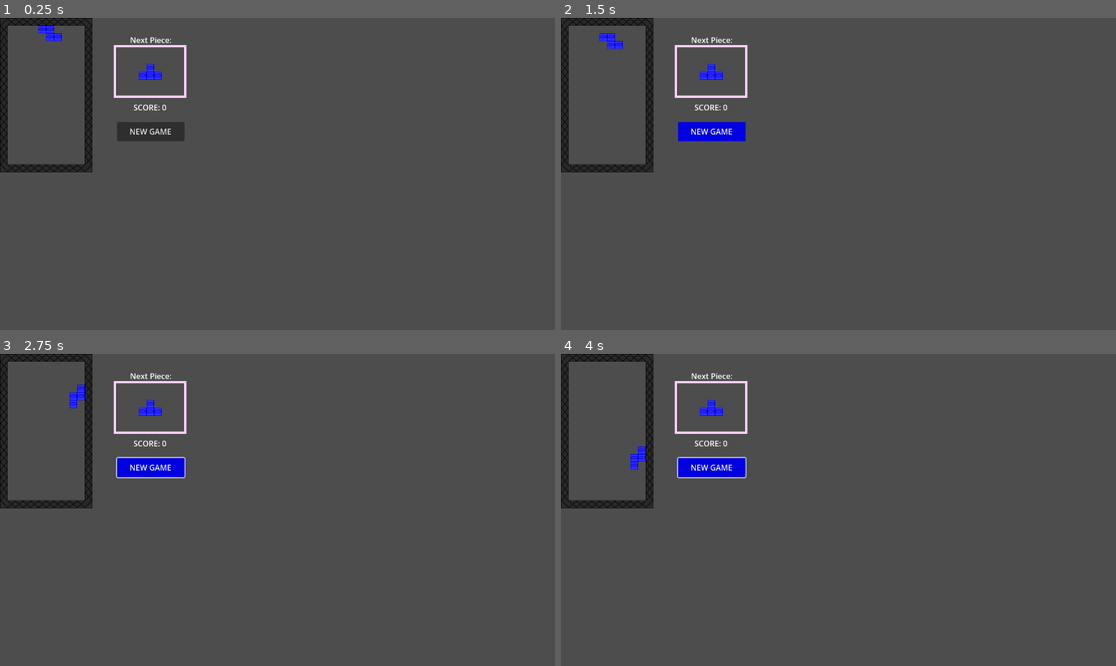
Above: before the commit, frames 1-4 (two rows, left to right).
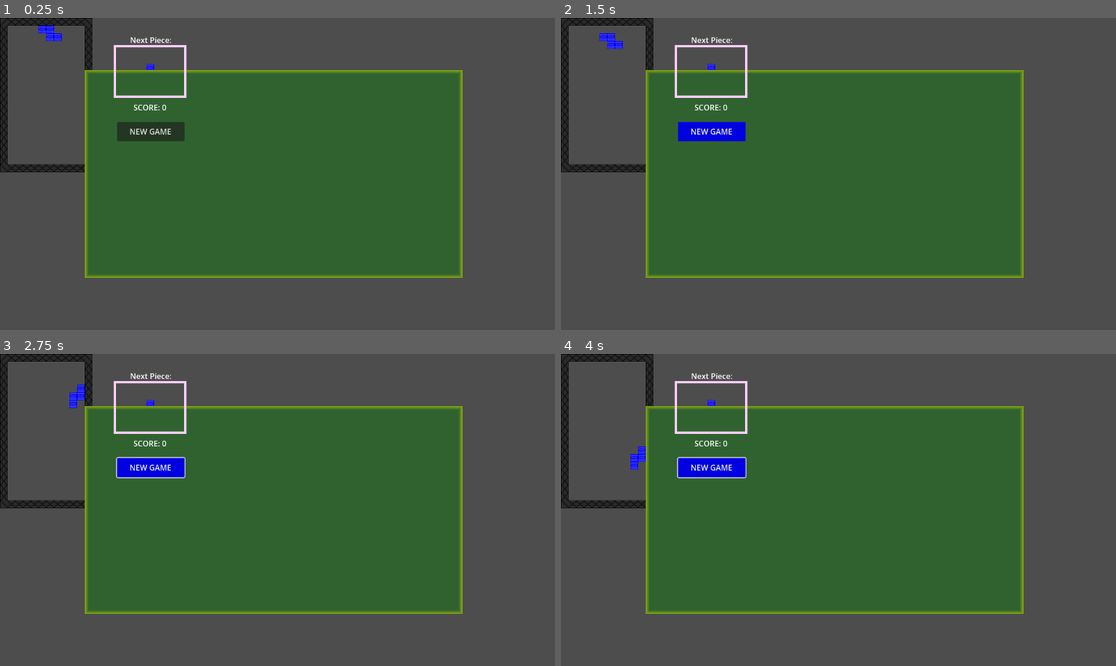
Above: after the commit, the same moments.

Repository: Relaxed-Chowder/octoBlocs
Game: Godot game, scene res://scene/game.tscn
Two runs of this game, one before a commit and one after it. Both use one fixed random seed, a clock stepped at 60 frames per second and the inputs below.
Inputs:
- Up to frame 1 (0.25 s): no input
- Up to frame 2 (1.5 s): click "NEW GAME" at 0.5 s; click "NEW GAME" at 1.25 s
- Up to frame 3 (2.75 s): tap Enter at 2 s; hold Right (ui_right) from 2.03 s (still down); hold R from 2.03 s (still down)
- Up to frame 4 (4 s): release Right (ui_right) at 2.78 s; release R at 2.78 s; hold Down (ui_down) 2.78-3.53 s; tap R at 2.85 s; hold Right (ui_right) from 3.53 s (still down); hold R from 3.53 s (still down)

The runs differ from the first frame. In frame 1, 44% of the frame differs, in the area x 15-84%, y 16-84%; in frame 2, 44%; in frame 3, 44%; in frame 4, 44%.

Commit message:
simple sound effects

Diff:
--- a/octo-blocs/scene/deck.tscn
+++ b/octo-blocs/scene/deck.tscn
@@ -1,17 +1,42 @@
 [gd_scene format=3 uid="uid://cmmwljnri2adp"]
 
 [ext_resource type="Script" uid="uid://daacvy4kohwiu" path="res://scripts/deck.gd" id="1_75a8u"]
+[ext_resource type="Texture2D" uid="uid://ckph4bpel6mw5" path="res://assets/tilemap.png" id="2_q2gmn"]
 
 [sub_resource type="StyleBoxFlat" id="StyleBoxFlat_75a8u"]
-draw_center = false
-border_color = Color(0.89430577, 0.7914061, 0.52409106, 1)
+bg_color = Color(0.1882353, 0.38431373, 0.1882353, 1)
+border_width_left = 8
+border_width_top = 8
+border_width_right = 8
+border_width_bottom = 8
+border_color = Color(0.54509807, 0.6745098, 0.05882353, 1)
+border_blend = true
+
+[sub_resource type="TileSetAtlasSource" id="TileSetAtlasSource_nifqd"]
+texture = ExtResource("2_q2gmn")
+0:0/0 = 0
+1:0/0 = 0
+2:0/0 = 0
+3:0/0 = 0
+0:1/0 = 0
+1:1/0 = 0
+2:1/0 = 0
+3:1/0 = 0
+0:2/0 = 0
+1:2/0 = 0
+
+[sub_resource type="TileSet" id="TileSet_2emem"]
+sources/0 = SubResource("TileSetAtlasSource_nifqd")
 
 [node name="DECK" type="CanvasLayer" unique_id=221700951]
-script = ExtResource("1_75a8u")
 
-[node name="Panel" type="Panel" parent="." unique_id=1845207259]
-offset_left = 192.0
+[node name="display" type="Panel" parent="." unique_id=1845207259]
+offset_left = 176.0
 offset_top = 108.0
 offset_right = 960.0
 offset_bottom = 540.0
 theme_override_styles/panel = SubResource("StyleBoxFlat_75a8u")
+script = ExtResource("1_75a8u")
+
+[node name="piece_display" type="TileMapLayer" parent="display" unique_id=2123889930]
+tile_set = SubResource("TileSet_2emem")
--- a/octo-blocs/scene/game.tscn
+++ b/octo-blocs/scene/game.tscn
@@ -4,6 +4,9 @@
 [ext_resource type="Script" uid="uid://dxiu2swsmrxlx" path="res://scripts/tile_map_layer.gd" id="2_dbls1"]
 [ext_resource type="PackedScene" uid="uid://6a5mhv5w3rn4" path="res://scene/hud.tscn" id="3_33cqm"]
 [ext_resource type="AudioStream" uid="uid://fh2jkrx0smka" path="res://assets/item_pickup.wav" id="3_xwcet"]
+[ext_resource type="AudioStream" uid="uid://doshg0x8d2ywb" path="res://assets/zipclick.wav" id="4_xlg7c"]
+[ext_resource type="PackedScene" uid="uid://cmmwljnri2adp" path="res://scene/deck.tscn" id="5_p1ry8"]
+[ext_resource type="AudioStream" uid="uid://cmd3qcflb60dj" path="res://assets/error.ogg" id="5_qpk70"]
 
 [sub_resource type="TileSetAtlasSource" id="TileSetAtlasSource_dbls1"]
 texture = ExtResource("1_5kiuu")
@@ -94,6 +97,15 @@
 [node name="scoreSound" type="AudioStreamPlayer" parent="active" unique_id=600321046]
 stream = ExtResource("3_xwcet")
 
+[node name="connect" type="AudioStreamPlayer" parent="active" unique_id=1614784160]
+stream = ExtResource("4_xlg7c")
+volume_db = 10.0
+
+[node name="noMove" type="AudioStreamPlayer" parent="active" unique_id=506827370]
+stream = ExtResource("5_qpk70")
+
 [node name="HUD" parent="." unique_id=770064846 instance=ExtResource("3_33cqm")]
 
+[node name="DECK" parent="." unique_id=221700951 instance=ExtResource("5_p1ry8")]
+
 [connection signal="timeout" from="active/rotateTimer" to="active" method="_on_timer_timeout"]
--- a/octo-blocs/scripts/deck.gd
+++ b/octo-blocs/scripts/deck.gd
@@ -1,11 +1,19 @@
-extends CanvasLayer
-@onready var deck = "res://scripts/piece_class.gd"
+extends Panel
+@onready var tile_map_layer = "res://scripts/tile_map_layer.gd"
+
+#var deck = tile_map_layer.piece_deck
+#var full = deck[0]
 
 # Called when the node enters the scene tree for the first time.
 func _ready() -> void:
 	pass
+	#orginize()
 
 
 # Called every frame. 'delta' is the elapsed time since the previous frame.
 func _process(delta: float) -> void:
 	pass
+
+#func orginize():
+	#for i in range(full.size()):
+		#deck[0][i][1]
--- a/octo-blocs/scripts/tile_map_layer.gd
+++ b/octo-blocs/scripts/tile_map_layer.gd
@@ -3,6 +3,8 @@
 @onready var board_layer : TileMapLayer = $/root/game/board
 @onready var node = $/root/game/active
 @onready var score_sound = $scoreSound
+@onready var connect = $connect
+@onready var noMove = $noMove
 
 #tetrominoes
 var i_0 := [Vector2i(0, 1), Vector2i(1, 1), Vector2i(2, 1), Vector2i(3, 1)]
@@ -155,7 +157,7 @@
 		if(game_end_count > 1):
 			get_node("/root/game/HUD/GameOverLabel").show()
 			game_over = true
-		piece[0] = o
+		piece[0] = I
 		piece[1] = k
 	return piece
 
@@ -198,6 +200,7 @@
 	for i in piece_type[0][temp_rotation_index]:
 		if not is_free(i+current_pos):
 			canRotate = false
+			noMove.play()
 
 	return canRotate
 
@@ -237,6 +240,7 @@
 		erase_cell(current_pos + i)
 		board_layer.set_cell(current_pos+i, tile_id, piece_type[1])
 	clear_next()
+	connect.play()
 
 func clear_next():
 	for i in range(14,24):
@@ -288,7 +292,3 @@
 				board_layer.erase_cell(Vector2i(j+1, i))
 			else:
 				board_layer.set_cell(Vector2i(j+1, i), tile_id, atlas)
-
-#func deck_message():
-	#piece_full
-	#return piece_deck
Not shown, added: octo-blocs/assets/error.ogg.import
Not shown, added: octo-blocs/assets/zipclick.wav.import
Not shown, added: octo-blocs/assets/error.ogg
Not shown, added: octo-blocs/assets/zipclick.wav
